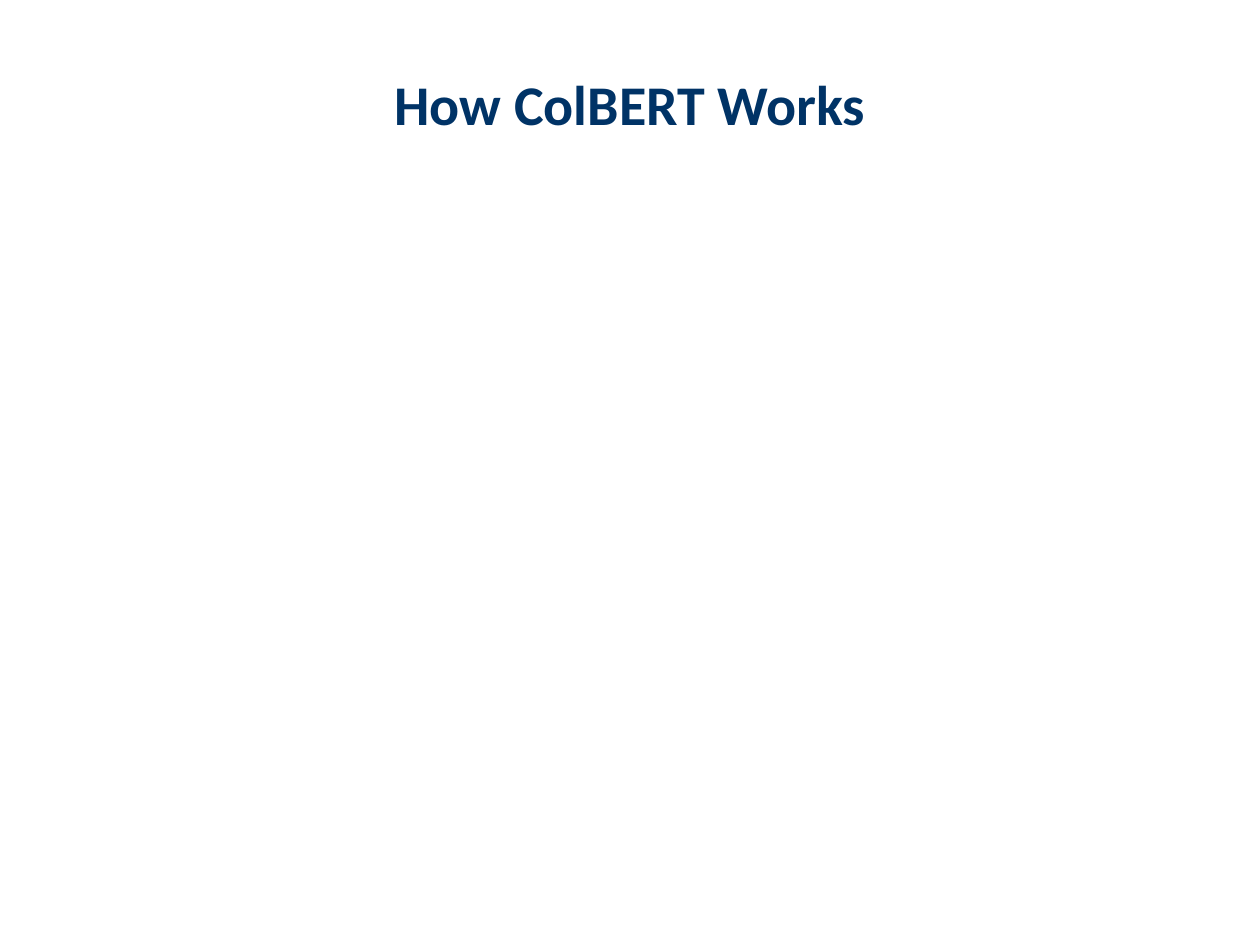
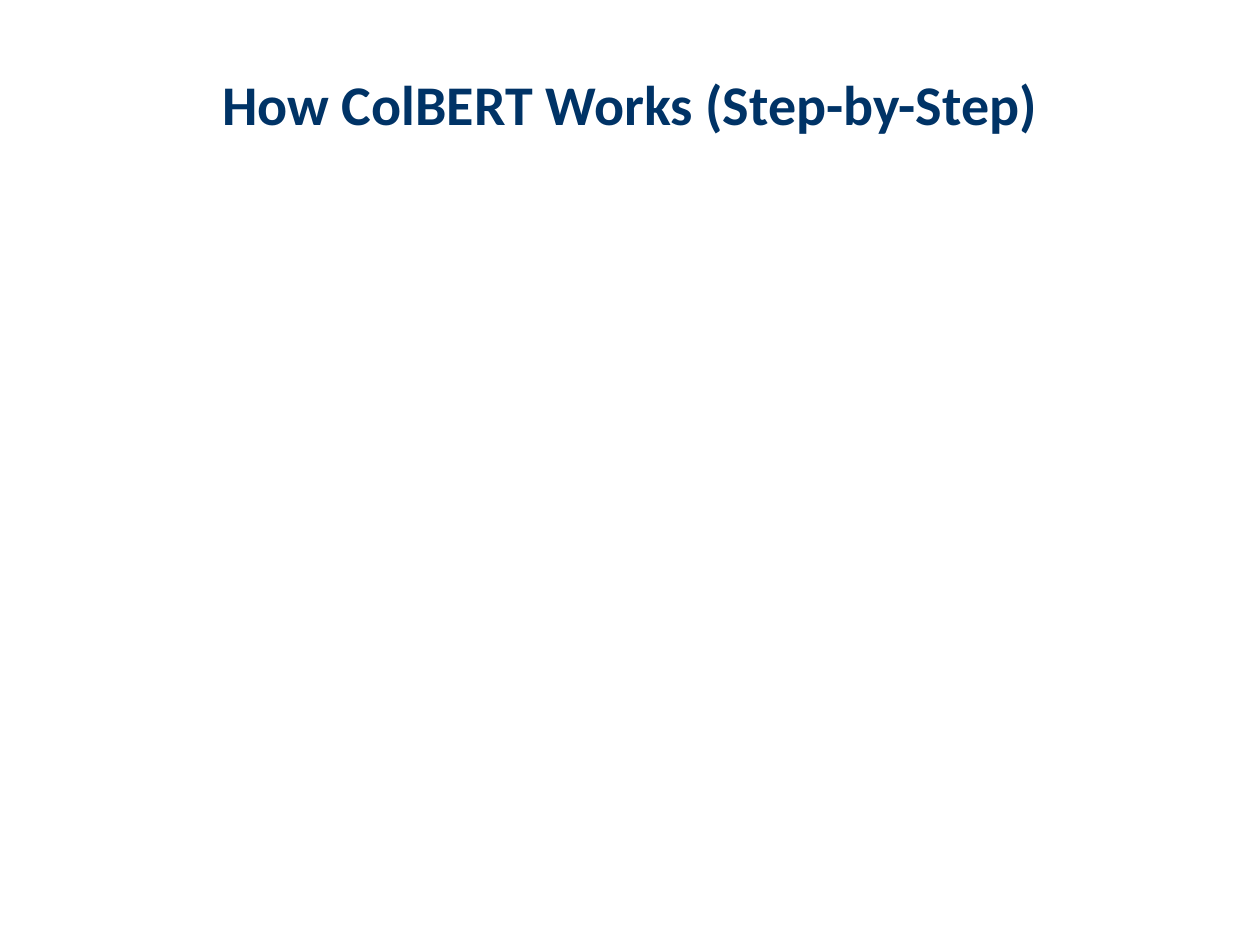
Before and after one commit to haadirakhangi/Edunexus, a slide deck: slide 10 of server-side/server/teacher/downloaded-presentations/Large Language Models/Colbert.pptx. Drawn at 1260x945 pixels with LibreOffice and Linux fonts; fonts in the diff are those of the drawing. Boxes give left, top, right and bottom in pixels: in the first picture for what was removed or moved away, otherwise in the second. Text is boxed around its words. In the diff, an @@ line names an element or a change of style, - is before the commit and + after.

```diff
--- a/server-side/server/teacher/downloaded-presentations/Large Language Models/Colbert.pptx
+++ b/server-side/server/teacher/downloaded-presentations/Large Language Models/Colbert.pptx
@@ text at (222,83,1037,134): text changed @@
-How ColBERT Works
+How ColBERT Works (Step-by-Step)
```
Also in this commit, not shown: 4 other slides changed, 2 slides removed, 1 other file.
